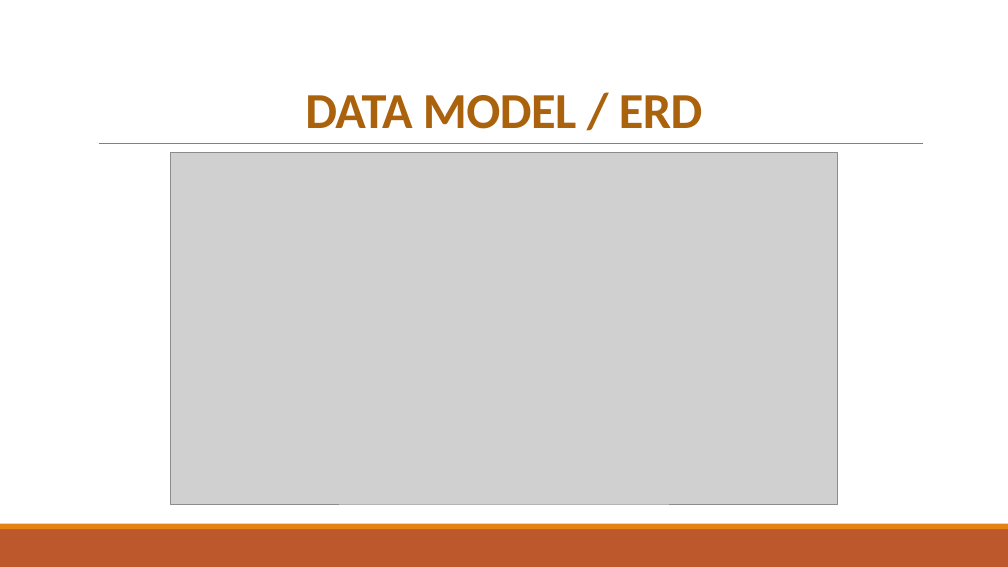
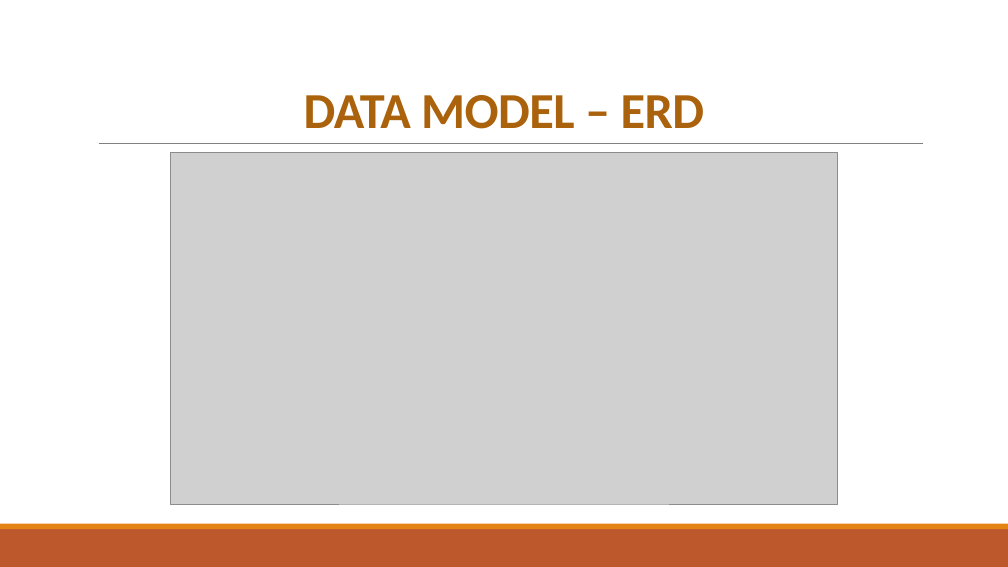
Before and after one commit to dellathefella/COSC457Project, a slide deck: slide 6 of Documentation/BCCC Presentation.pptx (slide 7 before the commit). Drawn at 1008x567 pixels with LibreOffice and Linux fonts; fonts in the diff are those of the drawing; grey boxes stand for pictures. Boxes give left, top, right and bottom in pixels: in the first picture for what was removed or moved away, otherwise in the second. Text is boxed around its words. In the diff, an @@ line names an element or a change of style, - is before the commit and + after.

```diff
--- a/Documentation/BCCC Presentation.pptx
+++ b/Documentation/BCCC Presentation.pptx
@@ title at <box>304,95,705,129</box>: text changed @@
-DATA MODEL / ERD
+DATA MODEL – ERD
```
Also in this commit, not shown: 8 other slides changed, 2 slides added, 2 slides removed, 4 other files.
